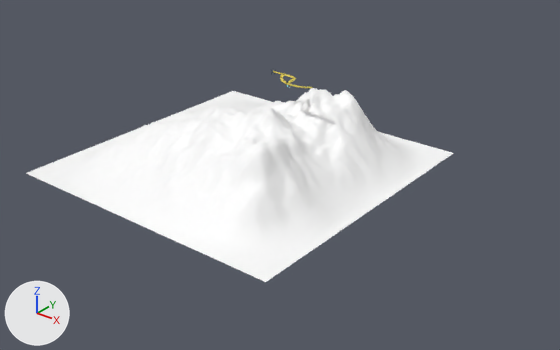
The glTF model public/asset/model/hest.glb, before and after one commit.
Rendered twice from a camera (50 mm lens) standing at (1332.0, -1638.0, 696.0) and looking at (127.0, -132.0, -238.0). Lighting does not change. The marker at lower left points along +X, +Y and +Z. Where no turn or scale is listed for an object, it has been applied to the vertices. Vertices at the same position are counted once.

In view in the first picture: 'Landscape', 'platform'.
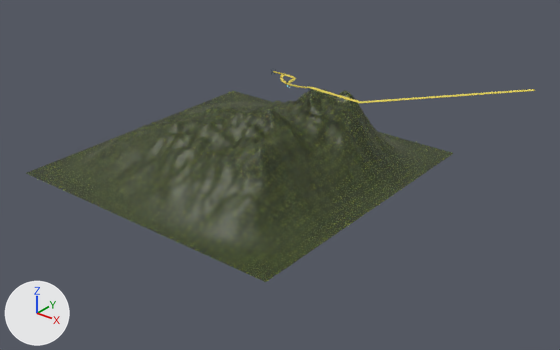
Where the newer file only moved an object's origin or applied its transform, the numbers keep the older frame.

Where the change shows, as pixel boxes [x1, y1, x2, y2] in the pictures (560 x 350 px):
'Landscape', surface changed (white to green)
    both: [26, 88, 453, 282]
'platform', reshaped (558% wider, 83% taller)
    before: [273, 71, 312, 88]
    after: [273, 71, 535, 103]
part 1 of me_platform, added (yellow)
    after: [310, 87, 535, 103]

The change, as a list of edits to the scene's bpy script:
```text
Add img_plane3:
    img_plane3 = load_image('plane3', '_unpacked/plane3', 1024, 1024, 'sRGB')
Change mat_материал_001:
    remove mat_материал_001.base_color = (1.0, 1.0, 1.0)  # white #ffffff
    add mat_материал_001.texture = img_plane3
Change me_platform:
    used by ob_platform; location = (0.0, 0.0, 0.0)
    remove me_platform.from_pydata(...)  # 3222 vertices, 6452 faces; spans x -3.0..165.0, y -62.0..2.0, z -2.0..1.0
    add me_platform.from_pydata(...)  # 3690 vertices, 7388 faces; spans x -3.0..638.0, y -62.0..315.0, z -2.0..1.0
    me_platform part 1: 468 vertices added at x 189.0..638.0, y -60.0..315.0, z -1.0..0.0
```
